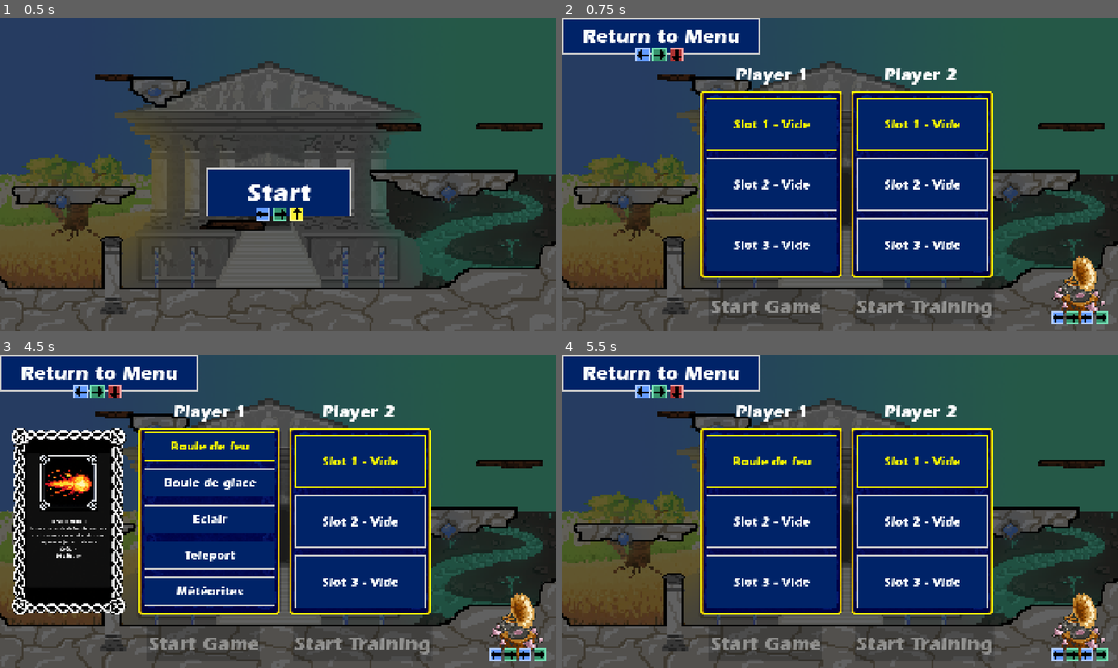
Above: before the commit, frames 1-4 (two rows, left to right).
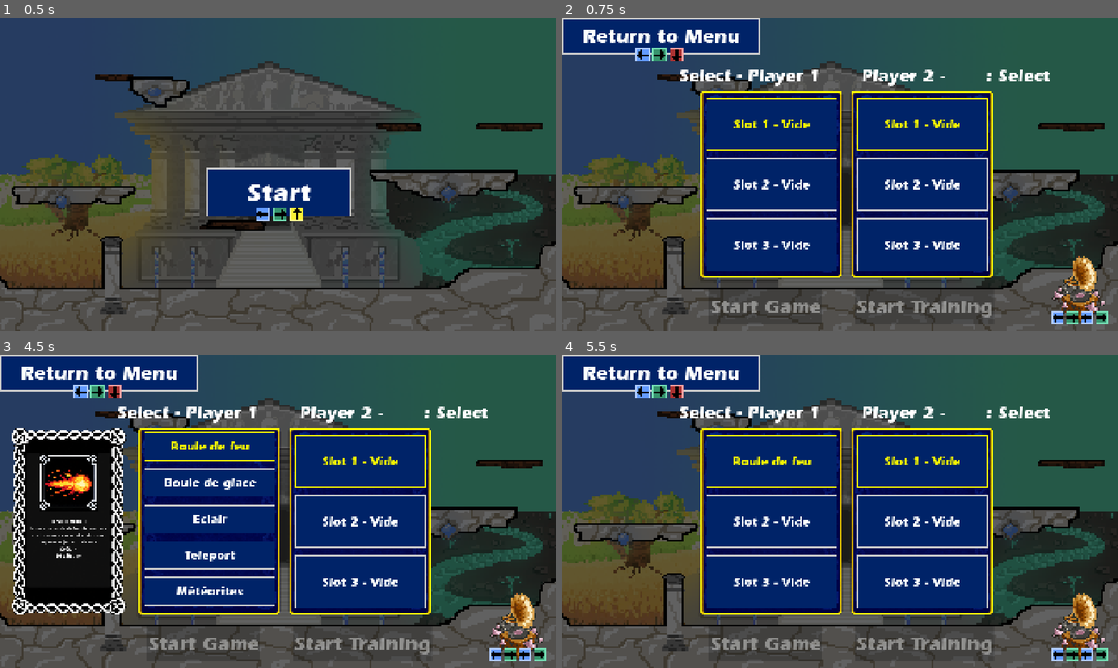
Above: after the commit, the same moments.

Repository: Luciferui/tldr
Game: Godot game, scene res://Scenes/main_menu.tscn
Same seed, same stepped clock (60 frames per second), same inputs: the game is played once before the commit and once after it. Sound files missing from this copy of the repository are replaced by a short silence.
Inputs (mouse positions are in pixels of both pictures, inside the frame that each line leads up to):
- Up to frame 1 (0.5 s): no input
- Up to frame 2 (0.75 s): click "Start" at 0.5 s
- Up to frame 3 (4.5 s): click "Return to Menu" at 1.25 s; click "Start" at 2 s; click (517, 627) at 2.75 s; click "Return to Spell list" at 3.5 s; tap Enter at 4.25 s; hold D (p1_right) from 4.28 s (still down); tap G (p1_heavy) at 4.35 s
- Up to frame 4 (5.5 s): keep holding D (p1_right); tap Space (jump) at 4.52, 5, 5.27 s; tap Shift (p1_dodge) at 5.1 s; tap G (p1_heavy) at 5.3 s

Frame 1 is identical in both runs. In frame 2, 1.2% of the frame differs, in the area x 21-88%, y 16-22%; in frame 3, 1.2%; in frame 4, 1.2%.

Commit message:
Scène controls + accessible via un bouton dans le training

Diff:
--- /dev/null
+++ b/Scenes/controls.gd
@@ -0,0 +1,15 @@
+extends Control
+
+
+# Called when the node enters the scene tree for the first time.
+func _ready() -> void:
+	pass # Replace with function body.
+
+
+# Called every frame. 'delta' is the elapsed time since the previous frame.
+func _process(delta: float) -> void:
+	pass
+
+
+func _on_training_button_pressed() -> void:
+		get_tree().change_scene_to_file("res://Scenes/training_level.tscn")
--- /dev/null
+++ b/Scenes/controls.tscn
@@ -0,0 +1,593 @@
+[gd_scene format=3 uid="uid://bk4t444mpsb2n"]
+
+[ext_resource type="Texture2D" uid="uid://cau38gwi818vq" path="res://Assets/Level assets/Total map.png" id="1_8qavf"]
+[ext_resource type="Script" uid="uid://cska5fxgoa1ky" path="res://Scenes/controls.gd" id="1_21kh3"]
+[ext_resource type="Theme" uid="uid://c8dq55fba1oen" path="res://Assets/menu_theme.tres" id="2_e8c2f"]
+[ext_resource type="Script" uid="uid://c505cd136phyy" path="res://Scripts/DDR/menu_ddr.gd" id="4_f0kct"]
+[ext_resource type="Texture2D" uid="uid://bnnrky7d0rogx" path="res://Assets/ddr_textures/new_textures/left.png" id="5_pwth0"]
+[ext_resource type="Texture2D" uid="uid://o6jkqc2ynoub" path="res://Assets/ddr_textures/new_textures/right.png" id="6_y32fe"]
+[ext_resource type="Texture2D" uid="uid://b28urc1o4i5rm" path="res://Assets/ddr_textures/new_textures/down.png" id="7_miyui"]
+
+[node name="Controls" type="Control" unique_id=455001068]
+layout_mode = 3
+anchors_preset = 15
+anchor_right = 1.0
+anchor_bottom = 1.0
+grow_horizontal = 2
+grow_vertical = 2
+script = ExtResource("1_21kh3")
+
+[node name="BackGround" type="TextureRect" parent="." unique_id=580731042]
+modulate = Color(0.381961, 0.381961, 0.381961, 1)
+layout_mode = 1
+anchors_preset = 15
+anchor_right = 1.0
+anchor_bottom = 1.0
+grow_horizontal = 2
+grow_vertical = 2
+texture = ExtResource("1_8qavf")
+expand_mode = 1
+
+[node name="Panel" type="Panel" parent="." unique_id=548744231]
+layout_mode = 0
+offset_left = 127.0
+offset_top = 133.0
+offset_right = 1797.0
+offset_bottom = 970.0
+
+[node name="Up P1" type="ColorRect" parent="Panel" unique_id=937914588]
+layout_mode = 0
+offset_left = 463.0
+offset_top = 209.0
+offset_right = 539.0
+offset_bottom = 285.0
+
+[node name="Key" type="Label" parent="Panel/Up P1" unique_id=280318659]
+layout_mode = 0
+offset_left = 6.0
+offset_top = 3.0
+offset_right = 64.0
+offset_bottom = 73.0
+theme = ExtResource("2_e8c2f")
+theme_override_colors/font_color = Color(0.012617188, 0.012617188, 0.012617188, 1)
+text = "Z"
+horizontal_alignment = 1
+vertical_alignment = 1
+metadata/_edit_lock_ = true
+
+[node name="Down P1" type="ColorRect" parent="Panel" unique_id=1645876342]
+layout_mode = 0
+offset_left = 462.0
+offset_top = 298.0
+offset_right = 538.0
+offset_bottom = 374.0
+
+[node name="Key" type="Label" parent="Panel/Down P1" unique_id=741506987]
+layout_mode = 0
+offset_left = 6.0
+offset_top = 3.0
+offset_right = 64.0
+offset_bottom = 73.0
+theme = ExtResource("2_e8c2f")
+theme_override_colors/font_color = Color(0.012617188, 0.012617188, 0.012617188, 1)
+text = "S"
+horizontal_alignment = 1
+vertical_alignment = 1
+metadata/_edit_lock_ = true
+
+[node name="Left P1" type="ColorRect" parent="Panel" unique_id=1739279991]
+layout_mode = 0
+offset_left = 373.0
+offset_top = 298.0
+offset_right = 449.0
+offset_bottom = 374.0
+
+[node name="Key" type="Label" parent="Panel/Left P1" unique_id=1782772369]
+layout_mode = 0
+offset_left = 6.0
+offset_top = 3.0
+offset_right = 64.0
+offset_bottom = 73.0
+theme = ExtResource("2_e8c2f")
+theme_override_colors/font_color = Color(0.012617188, 0.012617188, 0.012617188, 1)
+text = "Q"
+horizontal_alignment = 1
+vertical_alignment = 1
+metadata/_edit_lock_ = true
+
+[node name="Right P1" type="ColorRect" parent="Panel" unique_id=1674718784]
+layout_mode = 0
+offset_left = 551.0
+offset_top = 299.0
+offset_right = 627.0
+offset_bottom = 375.0
+
+[node name="Key" type="Label" parent="Panel/Right P1" unique_id=1803103292]
+layout_mode = 0
+offset_left = 6.0
+offset_top = 3.0
+offset_right = 64.0
+offset_bottom = 73.0
+theme = ExtResource("2_e8c2f")
+theme_override_colors/font_color = Color(0.012617188, 0.012617188, 0.012617188, 1)
+text = "D"
+horizontal_alignment = 1
+vertical_alignment = 1
+metadata/_edit_lock_ = true
+
+[node name="Dash P1" type="ColorRect" parent="Panel" unique_id=435197571]
+layout_mode = 0
+offset_left = 187.0
+offset_top = 301.0
+offset_right = 350.0
+offset_bottom = 377.0
+
+[node name="Key" type="Label" parent="Panel/Dash P1" unique_id=1259305435]
+layout_mode = 0
+offset_left = 6.0
+offset_top = 3.0
+offset_right = 64.0
+offset_bottom = 73.0
+theme = ExtResource("2_e8c2f")
+theme_override_colors/font_color = Color(0.012617188, 0.012617188, 0.012617188, 1)
+text = "Shift"
+horizontal_alignment = 1
+vertical_alignment = 1
+metadata/_edit_lock_ = true
+
+[node name="Punch P1" type="ColorRect" parent="Panel" unique_id=1110179962]
+layout_mode = 0
+offset_left = 360.0
+offset_top = 609.0
+offset_right = 436.0
+offset_bottom = 685.0
+
+[node name="Key" type="Label" parent="Panel/Punch P1" unique_id=1344990141]
+layout_mode = 0
+offset_left = 6.0
+offset_top = 3.0
+offset_right = 64.0
+offset_bottom = 73.0
+theme = ExtResource("2_e8c2f")
+theme_override_colors/font_color = Color(0.012617188, 0.012617188, 0.012617188, 1)
+text = "F"
+horizontal_alignment = 1
+vertical_alignment = 1
+metadata/_edit_lock_ = true
+
+[node name="Hold P1" type="ColorRect" parent="Panel" unique_id=1063187926]
+layout_mode = 0
+offset_left = 448.0
+offset_top = 529.0
+offset_right = 524.0
+offset_bottom = 605.0
+
+[node name="Key" type="Label" parent="Panel/Hold P1" unique_id=744038312]
+layout_mode = 0
+offset_left = 6.0
+offset_top = 3.0
+offset_right = 64.0
+offset_bottom = 73.0
+theme = ExtResource("2_e8c2f")
+theme_override_colors/font_color = Color(0.012617188, 0.012617188, 0.012617188, 1)
+text = "T"
+horizontal_alignment = 1
+vertical_alignment = 1
+metadata/_edit_lock_ = true
+
+[node name="Launch P1" type="ColorRect" parent="Panel" unique_id=1705728355]
+layout_mode = 0
+offset_left = 533.0
+offset_top = 612.0
+offset_right = 609.0
+offset_bottom = 688.0
+
+[node name="Key" type="Label" parent="Panel/Launch P1" unique_id=689603105]
+layout_mode = 0
+offset_left = 6.0
+offset_top = 3.0
+offset_right = 64.0
+offset_bottom = 73.0
+theme = ExtResource("2_e8c2f")
+theme_override_colors/font_color = Color(0.012617188, 0.012617188, 0.012617188, 1)
+text = "H"
+horizontal_alignment = 1
+vertical_alignment = 1
+metadata/_edit_lock_ = true
+
+[node name="Kick P1" type="ColorRect" parent="Panel" unique_id=1779581612]
+layout_mode = 0
+offset_left = 447.0
+offset_top = 613.0
+offset_right = 523.0
+offset_bottom = 689.0
+
+[node name="Key" type="Label" parent="Panel/Kick P1" unique_id=164732237]
+layout_mode = 0
+offset_left = 6.0
+offset_top = 3.0
+offset_right = 64.0
+offset_bottom = 73.0
+theme = ExtResource("2_e8c2f")
+theme_override_colors/font_color = Color(0.012617188, 0.012617188, 0.012617188, 1)
+text = "G"
+horizontal_alignment = 1
+vertical_alignment = 1
+metadata/_edit_lock_ = true
+
+[node name="Movement Key P1" type="Label" parent="Panel" unique_id=1375825494]
+layout_mode = 0
+offset_left = 381.0
+offset_top = 141.0
+offset_right = 639.0
+offset_bottom = 208.0
+theme = ExtResource("2_e8c2f")
+theme_override_font_sizes/font_size = 40
+text = "Movement"
+horizontal_alignment = 1
+vertical_alignment = 1
+
+[node name="Punch Key P1" type="Label" parent="Panel" unique_id=1356346379]
+layout_mode = 0
+offset_left = 201.0
+offset_top = 619.0
+offset_right = 355.0
+offset_bottom = 686.0
+theme = ExtResource("2_e8c2f")
+theme_override_font_sizes/font_size = 40
+text = "Punch"
+horizontal_alignment = 1
+vertical_alignment = 1
+
+[node name="Kick Key P1" type="Label" parent="Panel" unique_id=620507433]
+layout_mode = 0
+offset_left = 409.0
+offset_top = 690.0
+offset_right = 563.0
+offset_bottom = 757.0
+theme = ExtResource("2_e8c2f")
+theme_override_font_sizes/font_size = 40
+text = "Kick"
+horizontal_alignment = 1
+vertical_alignment = 1
+
+[node name="Hold Key P1" type="Label" parent="Panel" unique_id=891325581]
+layout_mode = 0
+offset_left = 390.0
+offset_top = 464.0
+offset_right = 601.0
+offset_bottom = 531.0
+theme = ExtResource("2_e8c2f")
+theme_override_font_sizes/font_size = 40
+text = "Hold Spell"
+horizontal_alignment = 1
+vertical_alignment = 1
+
+[node name="Launch Key P1" type="Label" parent="Panel" unique_id=709439585]
+layout_mode = 0
+offset_left = 572.0
+offset_top = 613.0
+offset_right = 834.0
+offset_bottom = 710.0
+theme = ExtResource("2_e8c2f")
+theme_override_font_sizes/font_size = 40
+text = "Launch
+Spell"
+horizontal_alignment = 1
+vertical_alignment = 1
+
+[node name="Dash Key P1" type="Label" parent="Panel" unique_id=763789840]
+layout_mode = 0
+offset_left = 179.0
+offset_top = 383.0
+offset_right = 342.0
+offset_bottom = 450.0
+theme = ExtResource("2_e8c2f")
+theme_override_font_sizes/font_size = 40
+text = "Dash"
+horizontal_alignment = 1
+vertical_alignment = 1
+
+[node name="Player1Name" type="Label" parent="Panel" unique_id=1429428436]
+layout_mode = 0
+offset_left = 356.0
+offset_top = 38.0
+offset_right = 694.5714
+offset_bottom = 128.0
+theme = ExtResource("2_e8c2f")
+theme_override_colors/font_color = Color(1, 0.8235294, 0, 1)
+text = "Player 1"
+horizontal_alignment = 1
+vertical_alignment = 1
+
+[node name="Dash Key P2" type="Label" parent="Panel" unique_id=1993888861]
+layout_mode = 0
+offset_left = 1330.0
+offset_top = 388.0
+offset_right = 1493.0
+offset_bottom = 455.0
+theme = ExtResource("2_e8c2f")
+theme_override_font_sizes/font_size = 40
+text = "Dash"
+horizontal_alignment = 1
+vertical_alignment = 1
+
+[node name="Launch Key P2" type="Label" parent="Panel" unique_id=694103099]
+layout_mode = 0
+offset_left = 1294.0
+offset_top = 610.0
+offset_right = 1556.0
+offset_bottom = 707.0
+theme = ExtResource("2_e8c2f")
+theme_override_font_sizes/font_size = 40
+text = "Launch
+Spell"
+horizontal_alignment = 1
+vertical_alignment = 1
+
+[node name="Hold Key P2" type="Label" parent="Panel" unique_id=1257586286]
+layout_mode = 0
+offset_left = 1099.0
+offset_top = 445.0
+offset_right = 1310.0
+offset_bottom = 512.0
+theme = ExtResource("2_e8c2f")
+theme_override_font_sizes/font_size = 40
+text = "Hold Spell"
+horizontal_alignment = 1
+vertical_alignment = 1
+
+[node name="Kick Key P2" type="Label" parent="Panel" unique_id=205945415]
+layout_mode = 0
+offset_left = 1123.0
+offset_top = 687.0
+offset_right = 1277.0
+offset_bottom = 754.0
+theme = ExtResource("2_e8c2f")
+theme_override_font_sizes/font_size = 40
+text = "Kick"
+horizontal_alignment = 1
+vertical_alignment = 1
+
+[node name="Punch Key P2" type="Label" parent="Panel" unique_id=1997207216]
+layout_mode = 0
+offset_left = 909.0
+offset_top = 615.0
+offset_right = 1063.0
+offset_bottom = 682.0
+theme = ExtResource("2_e8c2f")
+theme_override_font_sizes/font_size = 40
+text = "Punch"
+horizontal_alignment = 1
+vertical_alignment = 1
+
+[node name="Movement Key P2" type="Label" parent="Panel" unique_id=1981226655]
+layout_mode = 0
+offset_left = 1089.0
+offset_top = 152.0
+offset_right = 1347.0
+offset_bottom = 219.0
+theme = ExtResource("2_e8c2f")
+theme_override_font_sizes/font_size = 40
+text = "Movement"
+horizontal_alignment = 1
+vertical_alignment = 1
+
+[node name="Kick P2" type="ColorRect" parent="Panel" unique_id=786249224]
+layout_mode = 0
+offset_left = 1163.0
+offset_top = 613.0
+offset_right = 1239.0
+offset_bottom = 689.0
+
+[node name="Key" type="Label" parent="Panel/Kick P2" unique_id=1691031522]
+layout_mode = 0
+offset_left = 6.0
+offset_top = 3.0
+offset_right = 64.0
+offset_bottom = 73.0
+theme = ExtResource("2_e8c2f")
+theme_override_colors/font_color = Color(0.012617188, 0.012617188, 0.012617188, 1)
+text = "2"
+horizontal_alignment = 1
+vertical_alignment = 1
+metadata/_edit_lock_ = true
+
+[node name="Launch P2" type="ColorRect" parent="Panel" unique_id=1392613707]
+layout_mode = 0
+offset_left = 1251.0
+offset_top = 611.0
+offset_right = 1327.0
+offset_bottom = 687.0
+
+[node name="Key" type="Label" parent="Panel/Launch P2" unique_id=829003447]
+layout_mode = 0
+offset_left = 6.0
+offset_top = 3.0
+offset_right = 64.0
+offset_bottom = 73.0
+theme = ExtResource("2_e8c2f")
+theme_override_colors/font_color = Color(0.012617188, 0.012617188, 0.012617188, 1)
+text = "3"
+horizontal_alignment = 1
+vertical_alignment = 1
+metadata/_edit_lock_ = true
+
+[node name="Hold P2" type="ColorRect" parent="Panel" unique_id=258083666]
+layout_mode = 0
+offset_left = 1165.0
+offset_top = 526.0
+offset_right = 1241.0
+offset_bottom = 602.0
+
+[node name="Key" type="Label" parent="Panel/Hold P2" unique_id=1501041828]
+layout_mode = 0
+offset_left = 6.0
+offset_top = 3.0
+offset_right = 64.0
+offset_bottom = 73.0
+theme = ExtResource("2_e8c2f")
+theme_override_colors/font_color = Color(0.012617188, 0.012617188, 0.012617188, 1)
+text = "5"
+horizontal_alignment = 1
+vertical_alignment = 1
+metadata/_edit_lock_ = true
+
+[node name="Punch P2" type="ColorRect" parent="Panel" unique_id=1073623976]
+layout_mode = 0
+offset_left = 1076.0
+offset_top = 614.0
+offset_right = 1152.0
+offset_bottom = 690.0
+
+[node name="Key" type="Label" parent="Panel/Punch P2" unique_id=1839947839]
+layout_mode = 0
+offset_left = 6.0
+offset_top = 3.0
+offset_right = 64.0
+offset_bottom = 73.0
+theme = ExtResource("2_e8c2f")
+theme_override_colors/font_color = Color(0.012617188, 0.012617188, 0.012617188, 1)
+text = "1"
+horizontal_alignment = 1
+vertical_alignment = 1
+metadata/_edit_lock_ = true
+
+[node name="Dash P2" type="ColorRect" parent="Panel" unique_id=845878829]
+layout_mode = 0
+offset_left = 1375.0
+offset_top = 314.0
+offset_right = 1449.0
+offset_bottom = 390.0
+
+[node name="Key" type="Label" parent="Panel/Dash P2" unique_id=2101081962]
+layout_mode = 0
+offset_left = 6.0
+offset_top = 3.0
+offset_right = 64.0
+offset_bottom = 73.0
+theme = ExtResource("2_e8c2f")
+theme_override_colors/font_color = Color(0.012617188, 0.012617188, 0.012617188, 1)
+text = "0"
+horizontal_alignment = 1
+vertical_alignment = 1
+metadata/_edit_lock_ = true
+
+[node name="Right P2" type="ColorRect" parent="Panel" unique_id=368196794]
+layout_mode = 0
+offset_left = 1259.0
+offset_top = 310.0
+offset_right = 1335.0
+offset_bottom = 386.0
+
+[node name="Key" type="Label" parent="Panel/Right P2" unique_id=97428958]
+layout_mode = 0
+offset_left = 6.0
+offset_top = 3.0
+offset_right = 64.0
+offset_bottom = 73.0
+theme = ExtResource("2_e8c2f")
+theme_override_colors/font_color = Color(0.012617188, 0.012617188, 0.012617188, 1)
+text = "→"
+horizontal_alignment = 1
+vertical_alignment = 1
+metadata/_edit_lock_ = true
+
+[node name="Left P2" type="ColorRect" parent="Panel" unique_id=1862694087]
+layout_mode = 0
+offset_left = 1081.0
+offset_top = 309.0
+offset_right = 1157.0
+offset_bottom = 385.0
+
+[node name="Key" type="Label" parent="Panel/Left P2" unique_id=1078785172]
+layout_mode = 0
+offset_left = 6.0
+offset_top = 3.0
+offset_right = 64.0
+offset_bottom = 73.0
+theme = ExtResource("2_e8c2f")
+theme_override_colors/font_color = Color(0.012617188, 0.012617188, 0.012617188, 1)
+text = "←"
+horizontal_alignment = 1
+vertical_alignment = 1
+metadata/_edit_lock_ = true
+
+[node name="Down P2" type="ColorRect" parent="Panel" unique_id=2010621352]
+layout_mode = 0
+offset_left = 1170.0
+offset_top = 309.0
+offset_right = 1246.0
+offset_bottom = 385.0
+
+[node name="Key" type="Label" parent="Panel/Down P2" unique_id=282721969]
+layout_mode = 0
+offset_left = 6.0
+offset_top = 3.0
+offset_right = 64.0
+offset_bottom = 73.0
+theme = ExtResource("2_e8c2f")
+theme_override_colors/font_color = Color(0.012617188, 0.012617188, 0.012617188, 1)
+text = "↓"
+horizontal_alignment = 1
+vertical_alignment = 1
+metadata/_edit_lock_ = true
+
+[node name="Up P2" type="ColorRect" parent="Panel" unique_id=394161020]
+layout_mode = 0
+offset_left = 1171.0
+offset_top = 220.0
+offset_right = 1247.0
+offset_bottom = 296.0
+
+[node name="Key" type="Label" parent="Panel/Up P2" unique_id=861088602]
+layout_mode = 0
+offset_left = 6.0
+offset_top = 3.0
+offset_right = 64.0
+offset_bottom = 73.0
+theme = ExtResource("2_e8c2f")
+theme_override_colors/font_color = Color(0.012617188, 0.012617188, 0.012617188, 1)
+text = "↑"
+horizontal_alignment = 1
+vertical_alignment = 1
+metadata/_edit_lock_ = true
+
+[node name="Player2Name" type="Label" parent="Panel" unique_id=1953926100]
+layout_mode = 0
+offset_left = 1036.0
+offset_top = 42.0
+offset_right = 1338.0
+offset_bottom = 126.0
+theme = ExtResource("2_e8c2f")
+theme_override_colors/font_color = Color(1, 0.8235294, 0, 1)
+text = "Player 2"
+horizontal_alignment = 1
+vertical_alignment = 1
+
+[node name="TrainingButton" type="Button" parent="." unique_id=172227316]
+layout_mode = 0
+offset_right = 685.0
+offset_bottom = 124.0
+theme = ExtResource("2_e8c2f")
+theme_override_font_sizes/font_size = 67
+text = "Return to Training"
+script = ExtResource("4_f0kct")
+fixedInputList = Array[String](["p1_left", "p1_right", "p1_down"])
+
+[node name="Left" type="Sprite2D" parent="TrainingButton" unique_id=1313400571]
+position = Vector2(278, 128)
+scale = Vector2(4, 4)
+texture = ExtResource("5_pwth0")
+
+[node name="Right" type="Sprite2D" parent="TrainingButton" unique_id=1654373802]
+position = Vector2(337, 128)
+scale = Vector2(4, 4)
+texture = ExtResource("6_y32fe")
+
+[node name="Down" type="Sprite2D" parent="TrainingButton" unique_id=1250427268]
+position = Vector2(396, 128)
+scale = Vector2(4, 4)
+texture = ExtResource("7_miyui")
+
+[connection signal="pressed" from="TrainingButton" to="." method="_on_training_button_pressed"]
--- a/Scenes/spell_select_menu.tscn
+++ b/Scenes/spell_select_menu.tscn
@@ -216,23 +216,23 @@
 
 [node name="Player1Name" type="Label" parent="." unique_id=215531820]
 layout_mode = 0
-offset_left = 599.0
-offset_top = 153.0
-offset_right = 851.0
-offset_bottom = 237.0
-theme = ExtResource("3_l6vtl")
-text = "Player 1"
+offset_left = 314.0
+offset_top = 156.0
+offset_right = 964.0
+offset_bottom = 240.0
+theme = ExtResource("3_l6vtl")
+text = " Select - Player 1"
 horizontal_alignment = 1
 vertical_alignment = 1
 
 [node name="Player2Name" type="Label" parent="." unique_id=186401823]
 layout_mode = 0
-offset_left = 1113.0
-offset_top = 153.0
-offset_right = 1365.0
-offset_bottom = 237.0
-theme = ExtResource("3_l6vtl")
-text = "Player 2"
+offset_left = 1034.0
+offset_top = 157.0
+offset_right = 1678.0
+offset_bottom = 241.0
+theme = ExtResource("3_l6vtl")
+text = "Player 2 -       : Select"
 horizontal_alignment = 1
 vertical_alignment = 1
 
--- a/Scenes/training_level.tscn
+++ b/Scenes/training_level.tscn
@@ -219,6 +219,29 @@
 position = Vector2(115, 32)
 texture = ExtResource("14_o71hg")
 
+[node name="ControlsButton" type="Button" parent="." unique_id=1865310703]
+offset_left = 113.0
+offset_top = -179.0
+offset_right = 316.40228
+offset_bottom = -147.0
+theme = ExtResource("3_8pk4s")
+theme_override_font_sizes/font_size = 20
+text = "Controls"
+script = ExtResource("11_8pk4s")
+fixedInputList = Array[String](["p1_left", "p1_left", "p1_left"])
+
+[node name="Left" type="Sprite2D" parent="ControlsButton" unique_id=1833041621]
+position = Vector2(85, 32)
+texture = ExtResource("12_i68la")
+
+[node name="Left2" type="Sprite2D" parent="ControlsButton" unique_id=77364463]
+position = Vector2(100, 32)
+texture = ExtResource("12_i68la")
+
+[node name="Left3" type="Sprite2D" parent="ControlsButton" unique_id=1765775360]
+position = Vector2(115, 32)
+texture = ExtResource("12_i68la")
+
 [node name="Player" parent="." unique_id=2123069804 node_paths=PackedStringArray("opponent") instance=ExtResource("10_1fpgv")]
 position = Vector2(-50, 95)
 collision_layer = 2
@@ -242,3 +265,4 @@
 collision_layer = 8
 
 [connection signal="pressed" from="MainMenuButton" to="." method="_on_main_menu_button_pressed"]
+[connection signal="pressed" from="ControlsButton" to="." method="_on_controls_button_pressed"]
--- a/Scripts/training_level.gd
+++ b/Scripts/training_level.gd
@@ -56,3 +56,6 @@
 
 func rescue_background() ->void:
 	pass
+
+func _on_controls_button_pressed() -> void:
+	get_tree().change_scene_to_file("res://Scenes/controls.tscn")
Not shown, added: Scenes/controls.gd.uid
